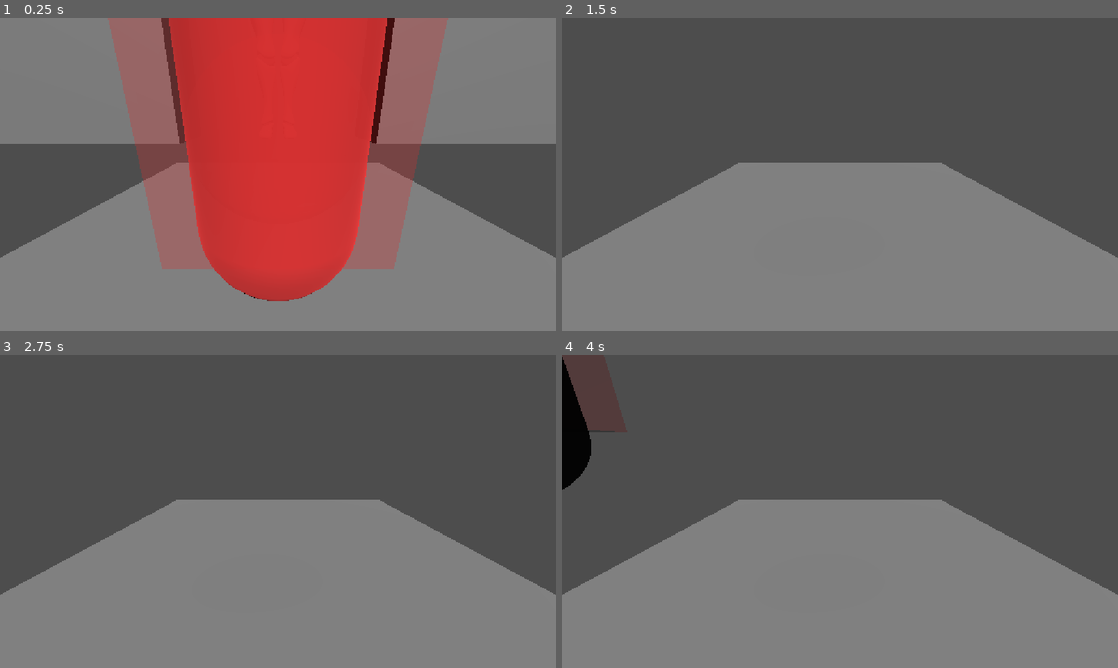
Above: before the commit, frames 1-4 (two rows, left to right).
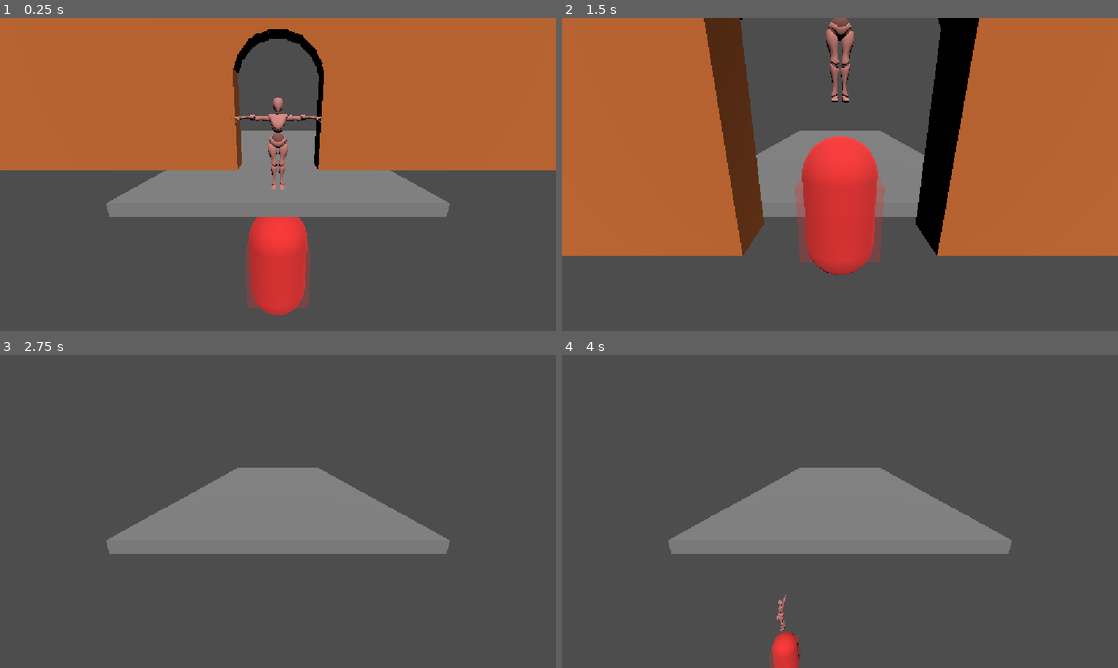
Above: after the commit, the same moments.

Repository: Ayoub-Ben-Yedder/ArtCade3.0
Game: Godot game, scene res://main.tscn
The game is run twice, just before and just after one commit, with the same random seed, the same clock (stepped at 60 frames per second) and the same inputs.
Inputs:
- Up to frame 1 (0.25 s): no input
- Up to frame 2 (1.5 s): tap Enter (ui_accept) at 0.5, 0.77 s; hold Right (ui_right) 0.53-1.28 s; hold Down (ui_down) from 1.28 s (still down)
- Up to frame 3 (2.75 s): tap Enter (ui_accept) at 1.52 s; release Down (ui_down) at 2.03 s; hold Right (ui_right) from 2.03 s (still down)
- Up to frame 4 (4 s): tap Enter (ui_accept) at 2.75, 3.02, 3.77 s; release Right (ui_right) at 2.78 s; hold Up (ui_up) 2.78-3.53 s; hold Left (ui_left) from 3.53 s (still down)

The runs differ from the first frame. In frame 1, 89% of the frame differs, in the area x 0-100%, y 0-100%; in frame 2, 86%; in frame 3, 38%; in frame 4, 39%.

Commit message:
added holes

Diff:
--- /dev/null
+++ b/holes.gd
@@ -0,0 +1,13 @@
+class_name Holes
+
+const LEVELS = [
+	{"name": "Door", "file": "res://holes/easy_1_door.png"},
+	{"name": "Oval", "file": "res://holes/easy_2_oval.png"},
+	{"name": "Dome", "file": "res://holes/easy_3_dome.png"},
+	{"name": "Tunnel", "file": "res://holes/medium_1_tunnel.png"},
+	{"name": "Cross", "file": "res://holes/medium_2_cross.png"},
+	{"name": "Window", "file": "res://holes/medium_3_window.png"},
+	{"name": "Slot", "file": "res://holes/hard_1_slot.png"},
+	{"name": "Diagonal", "file": "res://holes/hard_2_diagonal.png"},
+	{"name": "Y pose", "file": "res://holes/hard_3_y.png"},
+]
--- a/main.tscn
+++ b/main.tscn
@@ -10,29 +10,31 @@
 [node name="Main" type="Node3D" unique_id=1151361475]
 
 [node name="Camera3D" type="Camera3D" parent="." unique_id=797774730]
-transform = Transform3D(1, 0, 0, 0, 0.9518514, 0.30655974, 0, -0.30655974, 0.9518514, 0, 0.27159107, 1.2123265)
+transform = Transform3D(1, 0, 0, 0, 0.9518514, 0.30655974, 0, -0.30655974, 0.9518514, 0.0005825758, 1.8161421, 3.026359)
 
 [node name="Player" type="CharacterBody3D" parent="." unique_id=238330554]
+transform = Transform3D(1, 0, 0, 0, 1, 0, 0, 0, 1, 0, 0.52137935, 0)
 script = ExtResource("1_0xm2m")
 
 [node name="Model" parent="Player" unique_id=696421576 instance=ExtResource("2_h2yge")]
-transform = Transform3D(0.755, 0, 0, 0, 0.755, 0, 0, 0, 0.755, 0, 0, 0)
+transform = Transform3D(0.755, 0, 0, 0, 0.755, 0, 0, 0, 0.755, 0, 1.4065028, 0)
 
 [node name="CollisionShape3D" type="CollisionShape3D" parent="Player" unique_id=575592170]
-transform = Transform3D(1, 0, 0, 0, 1, 0, 0, 0, 1, 0, 0.8989992, 0)
+transform = Transform3D(1, 0, 0, 0, 1, 0, 0, 0, 1, 0, 1.096442, 0)
+visible = false
 shape = SubResource("CapsuleShape3D_l2hha")
 
 [node name="PoseReceiver" type="Node" parent="Player" unique_id=1805387204]
 script = ExtResource("3_1bvp3")
 
-[node name="CSGBox3D" type="CSGBox3D" parent="." unique_id=1002598183]
-transform = Transform3D(1, 0, 0, 0, 1, 0, 0, 0, 1, 0, -0.9883932, 0)
+[node name="platform" type="CSGBox3D" parent="." unique_id=1002598183]
+transform = Transform3D(1, 0, 0, 0, 1, 0, 0, 0, 1, 0, 0.52704954, -3.9128602)
 use_collision = true
-size = Vector3(4.535, 0.205, 6.39)
+size = Vector3(4.535, 0.205, 9)
 
 [node name="DirectionalLight3D" type="DirectionalLight3D" parent="." unique_id=1405341641]
 transform = Transform3D(0.99711525, 0.024022551, 0.072000526, -0.06984262, 0.66178995, 0.7464287, -0.029718086, -0.74930435, 0.6615587, 0, 1.2614056, 2.452115)
 
 [node name="Wall" type="AnimatableBody3D" parent="." unique_id=1958228426]
-transform = Transform3D(1, 0, 0, 0, 1, 0, 0, 0, 1, 0, 0, -1.1592155)
+transform = Transform3D(1, 0, 0, 0, 1, 0, 0, 0, 1, 0, 0.6608455, -1.5815101)
 script = ExtResource("3_h2yge")
--- a/wall.gd
+++ b/wall.gd
@@ -4,39 +4,143 @@
 @export var wall_width := 20.0
 @export var wall_height := 4.0
 @export var thickness := 0.5
-@export var hole_width := 1.6
-@export var hole_height := 2.4
+@export var meters_per_px := 0.02   # 400x200 image = 8 m x 4 m
+@export var simplify := 1.5         # outline smoothing in px
+@export var slice := 0.05           # collision slice width in m
 @export var hole_x := 0.0
 @export var start_z := -9.0
 @export var end_z := 11.0
+@export var start_level := 0
+@export var wall_color := Color(0.85, 0.45, 0.2)
+
+var level_index := 0
+var built: Array[Node] = []
 
 func _ready():
 	position = Vector3(0, 0, start_z)
-	var half := wall_width / 2.0
-	var hole_left := hole_x - hole_width / 2.0
-	var hole_right := hole_x + hole_width / 2.0
-	var lw := hole_left + half
-	_add_box(Vector3((-half + hole_left) / 2.0, wall_height / 2.0, 0), Vector3(lw, wall_height, thickness))
-	var rw := half - hole_right
-	_add_box(Vector3((half + hole_right) / 2.0, wall_height / 2.0, 0), Vector3(rw, wall_height, thickness))
-	var th := wall_height - hole_height
-	_add_box(Vector3(0, hole_height + th / 2.0, 0), Vector3(wall_width, th, thickness))
-
-func _add_box(center: Vector3, size: Vector3):
-	var mesh := MeshInstance3D.new()
-	var box := BoxMesh.new()
-	box.size = size
-	mesh.mesh = box
-	mesh.position = center
-	add_child(mesh)
-	var col := CollisionShape3D.new()
-	var shape := BoxShape3D.new()
-	shape.size = size
-	col.shape = shape
-	col.position = center
-	add_child(col)
+	level_index = start_level
+	_build(Holes.LEVELS[level_index])
 
 func _physics_process(delta):
 	position.z += speed * delta
 	if position.z > end_z:
 		position.z = start_z
+		level_index = (level_index + 1) % Holes.LEVELS.size()
+		_build(Holes.LEVELS[level_index])
+
+func _build(level: Dictionary):
+	for n in built:
+		n.queue_free()
+	built.clear()
+	var polys := _load_polys(level["file"])
+	_build_visual(polys)
+	_build_collision(polys)
+
+# black pixels = hole, white = wall. Image bottom = floor, centered on x.
+func _load_polys(path: String) -> Array:
+	var tex := load(path) as Texture2D
+	if tex == null:
+		push_error("Hole image not found: " + path)
+		return []
+	var img := tex.get_image()
+	var w := img.get_width()
+	var h := img.get_height()
+	var bm := BitMap.new()
+	bm.create(Vector2i(w, h))
+	for y in h:
+		for x in w:
+			bm.set_bit(x, y, img.get_pixel(x, y).get_luminance() < 0.5)
+	var polys := []
+	for p in bm.opaque_to_polygons(Rect2i(0, 0, w, h), simplify):
+		var out := PackedVector2Array()
+		for v in p:
+			out.append(Vector2((v.x - w / 2.0) * meters_per_px + hole_x, (h - v.y) * meters_per_px))
+		if out.size() >= 3:
+			polys.append(out)
+	return polys
+
+func _build_visual(polys: Array):
+	var mat := StandardMaterial3D.new()
+	mat.albedo_color = wall_color
+	var comb := CSGCombiner3D.new()
+	var box := CSGBox3D.new()
+	box.size = Vector3(wall_width, wall_height, thickness)
+	box.position = Vector3(0, wall_height / 2.0, 0)
+	box.material = mat
+	comb.add_child(box)
+	for p in polys:
+		var cut := CSGPolygon3D.new()
+		cut.operation = CSGShape3D.OPERATION_SUBTRACTION
+		cut.polygon = p
+		cut.mode = CSGPolygon3D.MODE_DEPTH
+		cut.depth = thickness * 3.0
+		cut.position = Vector3(0, 0, thickness * 1.5)
+		cut.material = mat
+		comb.add_child(cut)
+	add_child(comb)
+	built.append(comb)
+
+func _build_collision(polys: Array):
+	var half := wall_width / 2.0
+	if polys.is_empty():
+		_add_box(-half, half, 0.0, wall_height)
+		return
+	var min_x := INF
+	var max_x := -INF
+	for p in polys:
+		for v in p:
+			min_x = minf(min_x, v.x)
+			max_x = maxf(max_x, v.x)
+	min_x = floorf(min_x / slice) * slice
+	max_x = ceilf(max_x / slice) * slice
+	_add_box(-half, min_x, 0.0, wall_height)
+	_add_box(max_x, half, 0.0, wall_height)
+
+	var cols := roundi((max_x - min_x) / slice)
+	var open := {}
+	for i in cols + 1:
+		var runs := {}
+		if i < cols:
+			var xc := min_x + (i + 0.5) * slice
+			for iv in _solid_intervals(polys, xc):
+				runs["%d:%d" % [roundi(iv.x * 100), roundi(iv.y * 100)]] = iv
+		var x_now := min_x + i * slice
+		for key in open.keys():
+			if not runs.has(key):
+				_add_box(open[key]["x"], x_now, open[key]["iv"].x, open[key]["iv"].y)
+				open.erase(key)
+		for key in runs:
+			if not open.has(key):
+				open[key] = {"x": x_now, "iv": runs[key]}
+
+# solid y-ranges of the wall along a vertical line at x
+func _solid_intervals(polys: Array, xc: float) -> Array:
+	var line := PackedVector2Array([Vector2(xc, -1.0), Vector2(xc, wall_height + 1.0)])
+	var holes := []
+	for p in polys:
+		for seg in Geometry2D.intersect_polyline_with_polygon(line, p):
+			var a := clampf(minf(seg[0].y, seg[-1].y), 0.0, wall_height)
+			var b := clampf(maxf(seg[0].y, seg[-1].y), 0.0, wall_height)
+			if b - a > 0.001:
+				holes.append(Vector2(a, b))
+	holes.sort_custom(func(m, n): return m.x < n.x)
+	var out := []
+	var cursor := 0.0
+	for h in holes:
+		if h.x > cursor + 0.005:
+			out.append(Vector2(cursor, h.x))
+		cursor = maxf(cursor, h.y)
+	if cursor < wall_height - 0.005:
+		out.append(Vector2(cursor, wall_height))
+	return out
+
+func _add_box(x0: float, x1: float, y0: float, y1: float):
+	if x1 - x0 < 0.001 or y1 - y0 < 0.001:
+		return
+	var col := CollisionShape3D.new()
+	var shape := BoxShape3D.new()
+	shape.size = Vector3(x1 - x0, y1 - y0, thickness)
+	col.shape = shape
+	col.position = Vector3((x0 + x1) / 2.0, (y0 + y1) / 2.0, 0)
+	add_child(col)
+	built.append(col)
Not shown, added: holes.gd.uid
Binary file added: holes/easy_1_door.png
Not shown, added: holes/easy_1_door.png.import
Binary file added: holes/easy_2_oval.png
Not shown, added: holes/easy_2_oval.png.import
Binary file added: holes/easy_3_dome.png
Not shown, added: holes/easy_3_dome.png.import
Binary file added: holes/hard_1_slot.png
Not shown, added: holes/hard_1_slot.png.import
Binary file added: holes/hard_2_diagonal.png
Not shown, added: holes/hard_2_diagonal.png.import
Binary file added: holes/hard_3_y.png
(and 8 more such lines)
